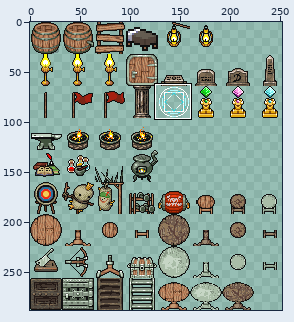
A sprite sheet gets an edit: DwarfCorp/DwarfCorpContent/Entities/Furniture/interior_furniture.png. The first picture is a wide view before the edit; the outline marks the close-up.
Close-up. Before the edit:
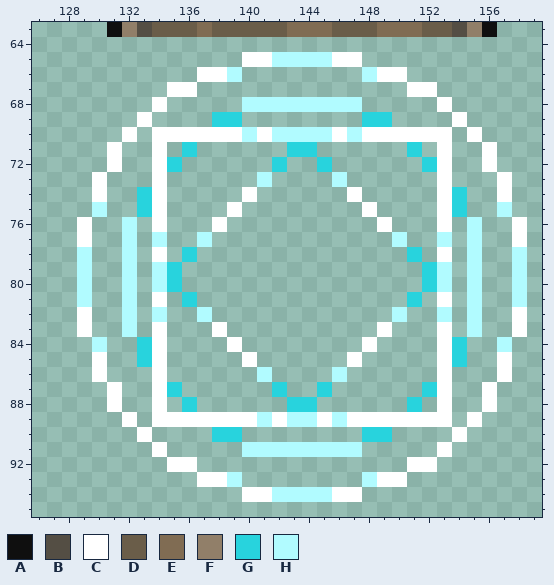
The file is 256x288 pixels. Pixels under 10% opacity are left out. Colours within 5 levels of each other are drawn and written as one. Shown: x 126..159, y 63..95. The wide view leaves out empty margins.
Palette (. is transparent): A #0f0f0f  B #544e44  C #ffffff  D #6a5d49  E #806c53  F #917f69  G #28d3dd  H #b1fbff
Pixels before, first column x 129:
63 ..AFBDDDEDDDDDEEEDDDEEEDDBFA..
64 ..............................
65 ...........CCHHHHCC...........
66 ........CCH........HCC........
67 ......CC..............CC......
68 .....C.....HHHHHHHH.....C.....
69 ....C....GG........GG....C....
70 ...C.CCCCCCHCHHHHCHCCCCCC.C...
71 ..C..C.G......GG......G.C..C..
72 ..C..CG......G..G......GC..C..
73 .C...C......H....H......C...C.
74 .C..GC.....C......C.....CG..C.
75 .H..GC....C........C....CG..H.
76 C..H.C...C..........C...C.H..C
77 C..H.H..H............H..H.H..C
78 H..H.C.G..............G.C.H..H
79 H..H.HG................GH.H..H
80 H..H.HG................GH.H..H
81 H..H.C.G..............G.C.H..H
82 C..H.H..H............H..H.H..C
83 C..H.C...C..........C...C.H..C
84 .H..GC....C........C....CG..H.
85 .C..GC.....C......C.....CG..C.
86 .C...C......H....H......C...C.
87 ..C..CG......G..G......GC..C..
88 ..C..C.G......GG......G.C..C..
89 ...C.CCCCCCCHCHHCHCCCCCCC.C...
90 ....C....GG........GG....C....
91 .....C.....HHHHHHHH.....C.....
92 ......CC..............CC......
93 ........CCH........HCC........
94 ...........CCHHHHCC...........
After the commit:
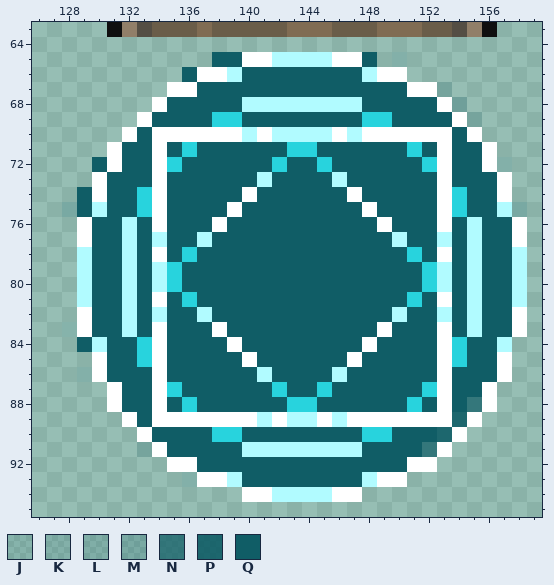
Colours new in this view: J #105d661e  K #105d6624  L #105d662a  M #105d6638  N #105d66ba  P #105d66e6  Q #105d66
Commit: new summoning circle
Difference:
Colour J is added in row 83 at x 128.
Colour K is added in row 65 at x 150; in row 72 at x 157; in row 86 at x 129; in row 93 at x 136.
Colour L is added in row 67 at x 153; in row 69 at x 155; in row 91 at x 133.
Colour M is added in row 68 at x 154; in row 75 at x 128 and 158.
Colour N is added in row 88 at x 155; in row 91 at x 152.
Colour P is added in row 89 at x 154; in row 90 at x 153.
Colour Q is added in row 65 at x 138 to 139 and 148; in row 66 at x 136 and 140 to 147; in row 67 at x 137 to 150; in row 68 at x 135 to 139 and 148 to 152; in row 69 at x 134 to 137, 140 to 147 and 150 to 153; in row 70 at x 133 and 154.
Colour Q is added in row 71 at x 132 to 133, 135, 137 to 142, 145 to 150, 152 and 154 to 155; in row 72 at x 130, 132 to 133, 136 to 141, 143 to 144, 146 to 151 and 154 to 155; in row 73 at x 131 to 133, 135 to 140, 142 to 145, 147 to 152 and 154 to 156; in row 74 at x 129, 131 to 132, 135 to 139, 141 to 146, 148 to 152 and 155 to 156; in row 75 at x 129, 131 to 132, 135 to 138, 140 to 147, 149 to 152 and 155 to 156; in row 76 at x 130 to 131, 133, 135 to 137, 139 to 148, 150 to 152, 154 and 156 to 157.
Colour Q is added in row 77 at x 130 to 131, 133, 135 to 136, 138 to 149, 151 to 152, 154 and 156 to 157; in row 78 at x 130 to 131, 133, 135, 137 to 150, 152, 154 and 156 to 157; in rows 79 to 80 at x 130 to 131, 133, 136 to 151, 154 and 156 to 157; in row 81 at x 130 to 131, 133, 135, 137 to 150, 152, 154 and 156 to 157; in row 82 at x 130 to 131, 133, 135 to 136, 138 to 149, 151 to 152, 154 and 156 to 157; in row 83 at x 130 to 131, 133, 135 to 137, 139 to 148, 150 to 152, 154 and 156 to 157.
Colour Q is added in row 84 at x 129, 131 to 132, 135 to 138, 140 to 147, 149 to 152 and 155 to 156; in row 85 at x 131 to 132, 135 to 139, 141 to 146, 148 to 152 and 155 to 156; in row 86 at x 131 to 133, 135 to 140, 142 to 145, 147 to 152 and 154 to 156; in row 87 at x 132 to 133, 136 to 141, 143 to 144, 146 to 151 and 154 to 155; in row 88 at x 132 to 133, 135, 137 to 142, 145 to 150, 152 and 154; in row 89 at x 133.
Colour Q is added in row 90 at x 134 to 137, 140 to 147 and 150 to 152; in row 91 at x 135 to 139 and 148 to 151; in row 92 at x 137 to 150; in row 93 at x 140 to 147.
Boxes around the changes in both close-ups, in picture pixels (x1, y1, x2, y2):
added: (62, 52, 527, 487)
